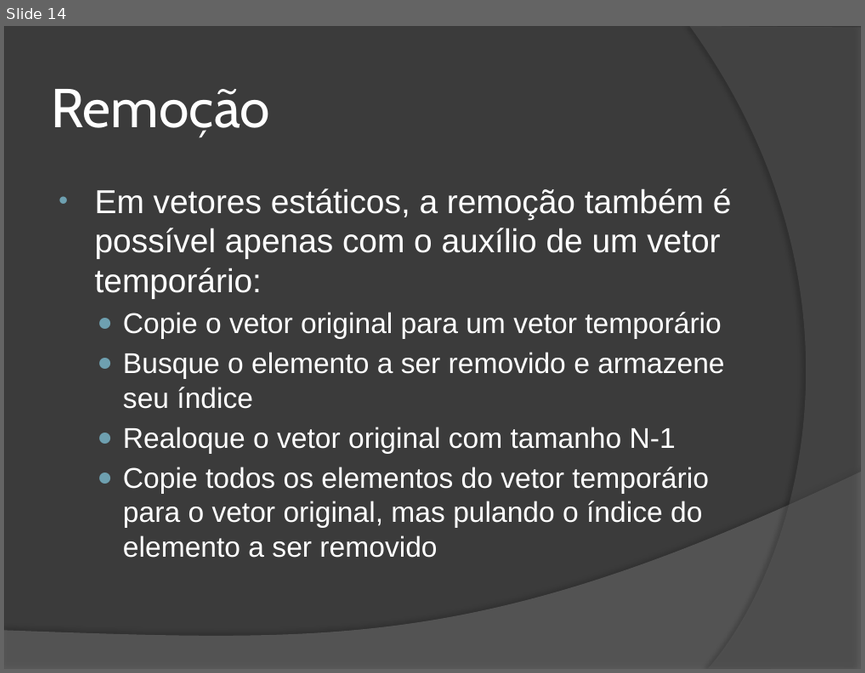
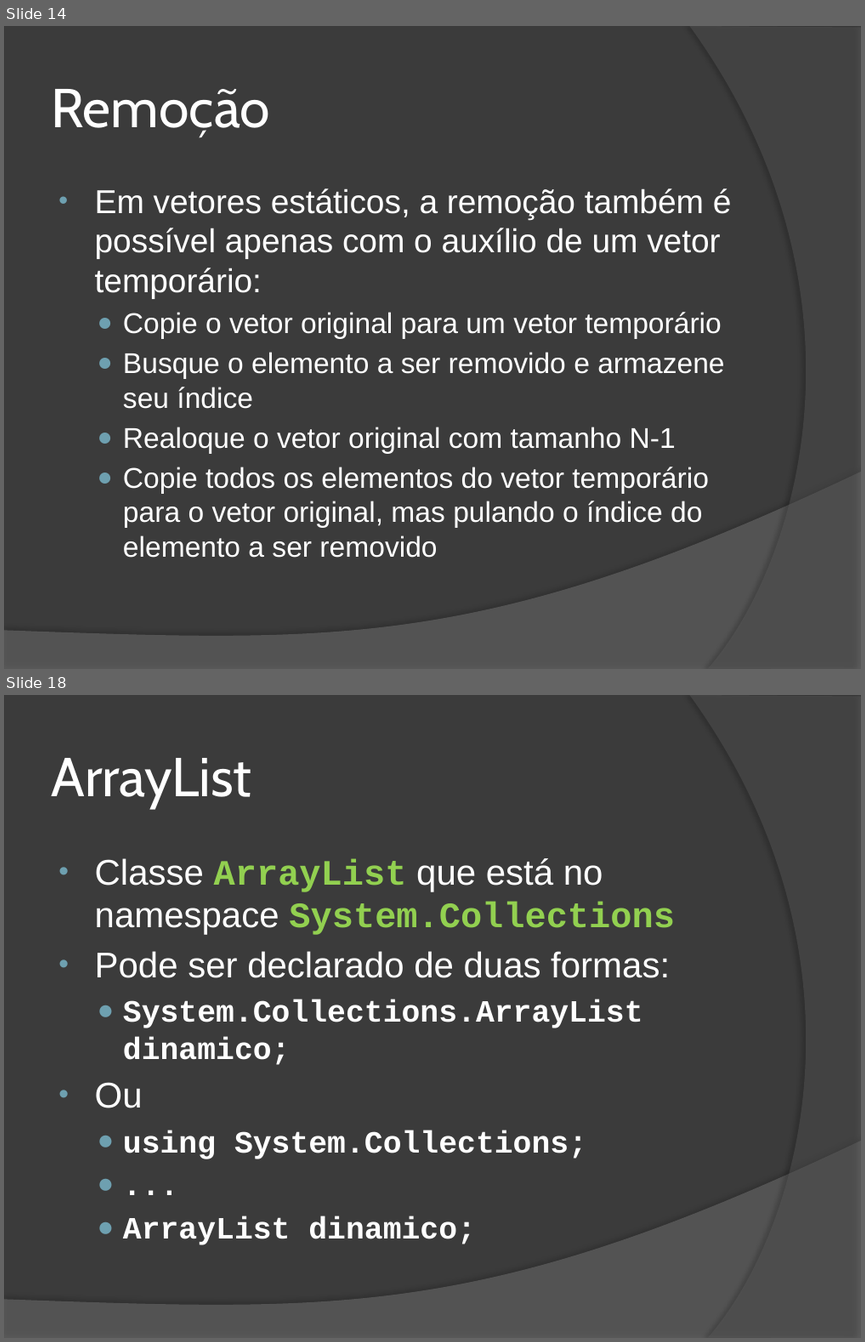
Before and after one commit to wind39/wind39.github.io, a slide deck: curso/modulo1capitulo5.pptx. Shown one above the other, each under a label of ours: slide 14 before the commit, slides 14 and 18 after it; the slides between them are not shown. The pictures are 865x673 and 865x1342 pixels, drawn with LibreOffice and Linux fonts; fonts in the diff are those of the drawing. Boxes give left, top, right and bottom in pixels: in the first picture for what was removed or moved away, otherwise in the second. Text is boxed around its words. In the diff, an @@ line names an element or a change of style, - is before the commit and + after.

```diff
--- a/curso/modulo1capitulo5.pptx
+++ b/curso/modulo1capitulo5.pptx
@@ slide 18 added at box(4, 695, 861, 1338), background #3B3B3B; not listed: 2 template elements that a slide beside it also shows @@
@@ title added at box(51, 758, 251, 808), 46 pt, text #FFFFFF @@
+ArrayList
@@ text added at box(95, 858, 674, 1245), 30 pt, text #FFFFFF, bold @@
+• Classe ArrayList que está no namespace System.Collections
+• Pode ser declarado de duas formas:
+  ● System.Collections.ArrayList dinamico;
+• Ou
+  ● using System.Collections;
+  ● ...
+  ● ArrayList dinamico;
```
Also in this commit, not shown: 1 slide changed, 9 other slides added, 3 other files.
